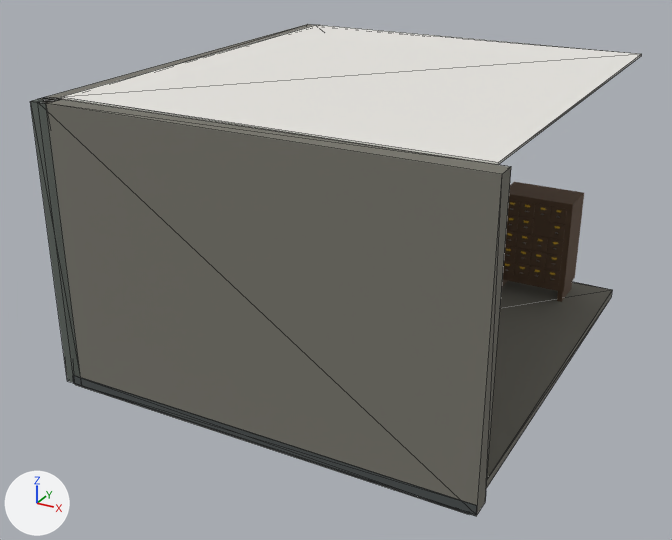
The glTF model assets/exports/wardzero/env/ENV_W0_ServiceStore.glb, before and after one commit.
Rendered twice from a 50 mm camera at (0.53, -16.25, 5.04) aimed at (-4.03, -7.96, 0.9). The lights are fixed; the arrows at lower left show +X, +Y and +Z. The picture after the commit comes second. Mesh edges are drawn as thin lines on the coarser meshes. Objects named as collision shapes, trigger or cutter boxes, shadow casters or lower levels of detail are left out. Where no turn or scale is listed for an object, it has been applied to the vertices.

Objects in the first picture: 'ENV_W0_ServiceStore_Architecture', 'ENV_W0_ServiceStore_Ceiling', 'ENV_W0_ServiceStore_Posts', 'PROP_Cabinet_Card_Index_Mesh'.
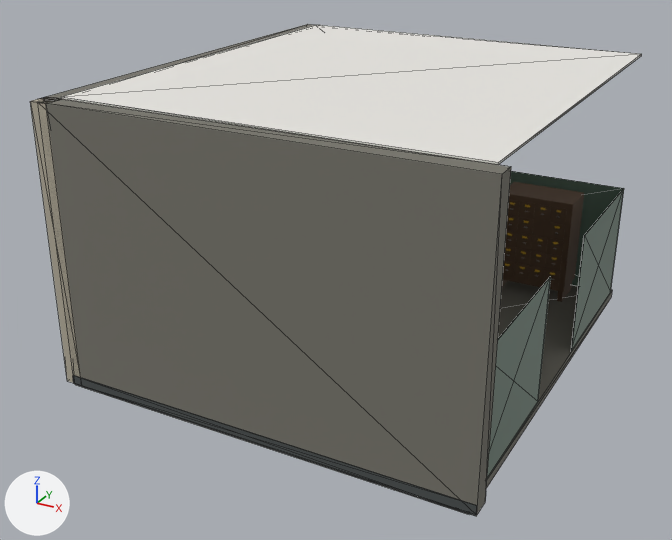
What differs and where, as boxes (x1, y1, x2, y2) in the pictures (672 x 540 px):
'ENV_W0_ServiceStore_Dado', added: after (487, 171, 624, 478)
'ENV_W0_ServiceStore_Posts', recoloured (dark grey to grey): (30, 97, 80, 383) in both

The change, as a diff of the scene's bpy script:
```diff
--- a/assets/exports/wardzero/env/ENV_W0_ServiceStore.glb.py
+++ b/assets/exports/wardzero/env/ENV_W0_ServiceStore.glb.py
@@ mat_m_cinderblock_dirtywhite @@
+mat_m_cinderblock_dirtywhite = principled_material('M_Cinderblock_DirtyWhite')
+mat_m_cinderblock_dirtywhite.base_color = (0.462, 0.423, 0.332)  # grey #b5ae9c
+mat_m_cinderblock_dirtywhite.roughness = 0.9
@@ mat_m_paint_w0_palegreen @@
+mat_m_paint_w0_palegreen = principled_material('M_Paint_W0_PaleGreen')
+mat_m_paint_w0_palegreen.base_color = (0.12, 0.188, 0.144)  # greyish green #61786a
+mat_m_paint_w0_palegreen.roughness = 0.45
@@ me_env_w0_servicestore_posts @@
 me_env_w0_servicestore_posts.from_pydata(...)  # 8 vertices, 12 faces; spans x -6.1..-5.9, y -10.1..-9.9, z 0.0..3.0
-me_env_w0_servicestore_posts.materials.append(mat_m_paint_w0_greygreen)  # dark grey #5f6660
+me_env_w0_servicestore_posts.materials.append(mat_m_cinderblock_dirtywhite)  # grey #b5ae9c
@@ me_env_w0_servicestore_dado @@
+me_env_w0_servicestore_dado.from_pydata(...)  # 40 vertices, 60 faces; spans x -5.9..-1.6, y -9.9..-5.1, z 0.0..1.4
+me_env_w0_servicestore_dado.materials.append(mat_m_paint_w0_palegreen)  # greyish green #61786a
@@ ob_env_w0_servicestore_dado @@
+ob_env_w0_servicestore_dado = bpy.data.objects.new('ENV_W0_ServiceStore_Dado', me_env_w0_servicestore_dado)
+ob_env_w0_servicestore_dado.location = (0.0, 0.0, 0.0)
```
